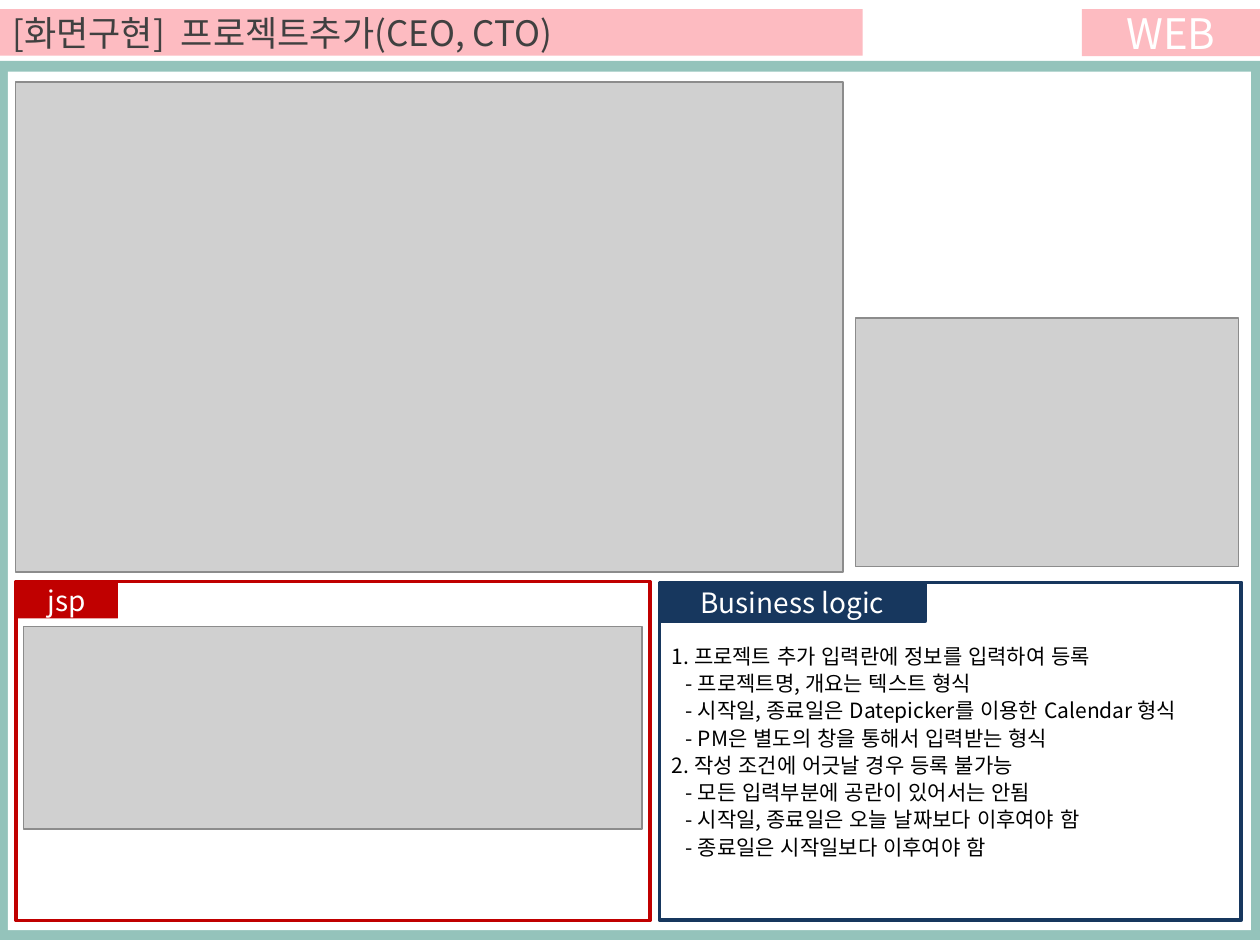
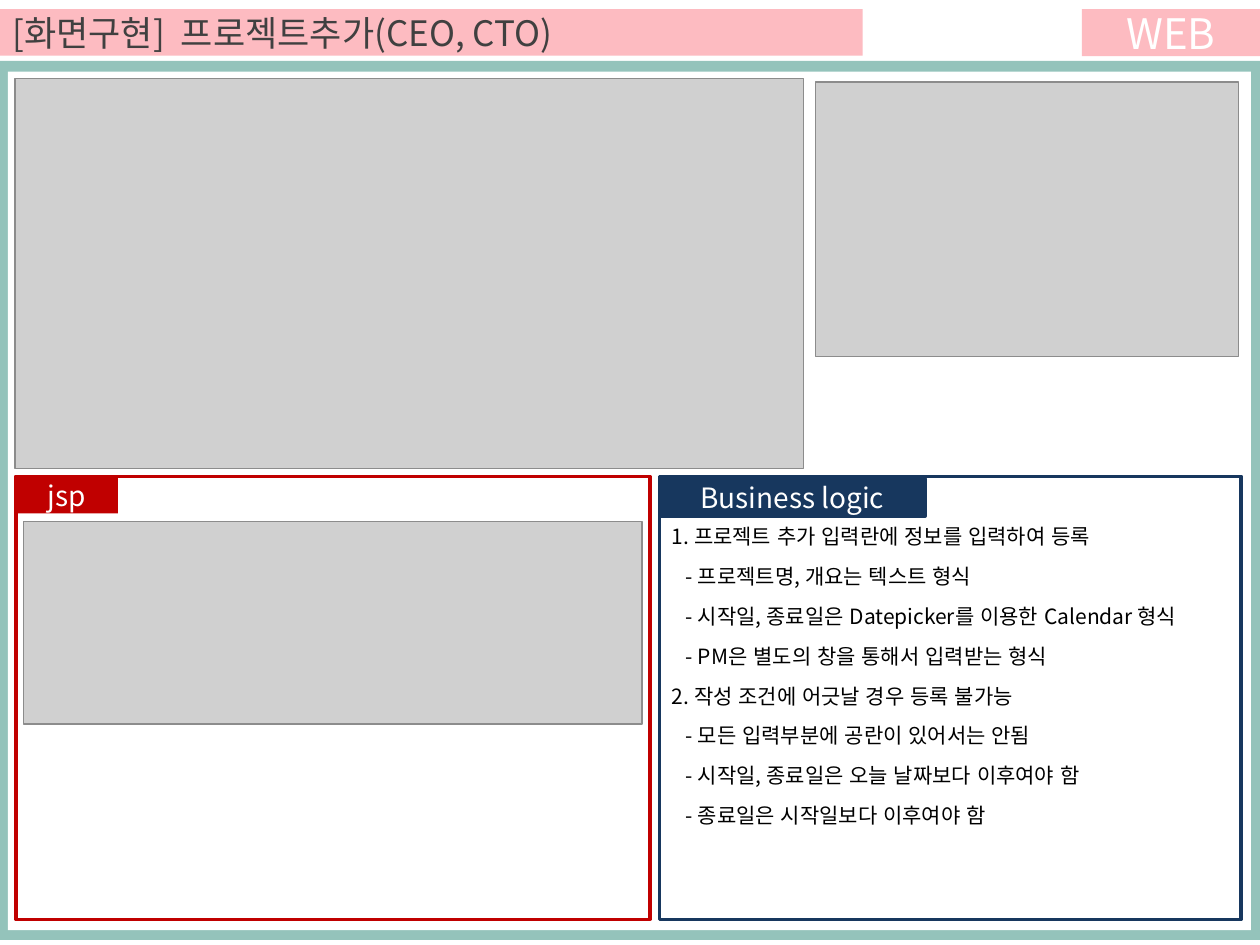
Before and after one commit to ezenteam03/project06, a slide deck: slide 20 of WebContent/jhk/0608 전현규.pptx. Drawn at 1260x945 pixels with LibreOffice and Linux fonts; fonts in the diff are those of the drawing; grey boxes stand for pictures. Boxes give left, top, right and bottom in pixels: in the first picture for what was removed or moved away, otherwise in the second. Text is boxed around its words. In the diff, an @@ line names an element or a change of style, - is before the commit and + after.

```diff
--- a/WebContent/jhk/0608 전현규.pptx
+++ b/WebContent/jhk/0608 전현규.pptx
@@ picture: place and size @@
-picture at box(16, 82, 843, 572)
+picture at box(15, 78, 804, 469)
@@ picture: place and size @@
-picture at box(856, 318, 1239, 566)
+picture at box(815, 82, 1237, 357)
@@ 2 rectangles, 1 picture: place and size @@
-2 rectangles, 1 picture at box(16, 582, 925, 829)
+2 rectangles, 1 picture at box(16, 476, 925, 724)
@@ rectangle: place and size @@
-rectangle at box(16, 582, 650, 921)
+rectangle at box(16, 476, 650, 920)
@@ rectangle "1. 프로젝트 추가 입력란에 정보를 ...": place and size @@
-rectangle "1. 프로젝트 추가 입력란에 정보를 ..." at box(659, 582, 1241, 920)
+rectangle "1. 프로젝트 추가 입력란에 정보를 ..." at box(659, 478, 1241, 927)
@@ rectangle "1. 프로젝트 추가 입력란에 정보를 ..." at box(659, 478, 1241, 927): line spacing 1 to 1.5; outline #17375E 2.25 pt to none @@
@@ rectangle added at box(659, 476, 1241, 920), outline #17375E 2 pt @@
```
Also in this commit, not shown: 9 other slides changed, 3 slides added, 8 slides removed, 32 other files.
